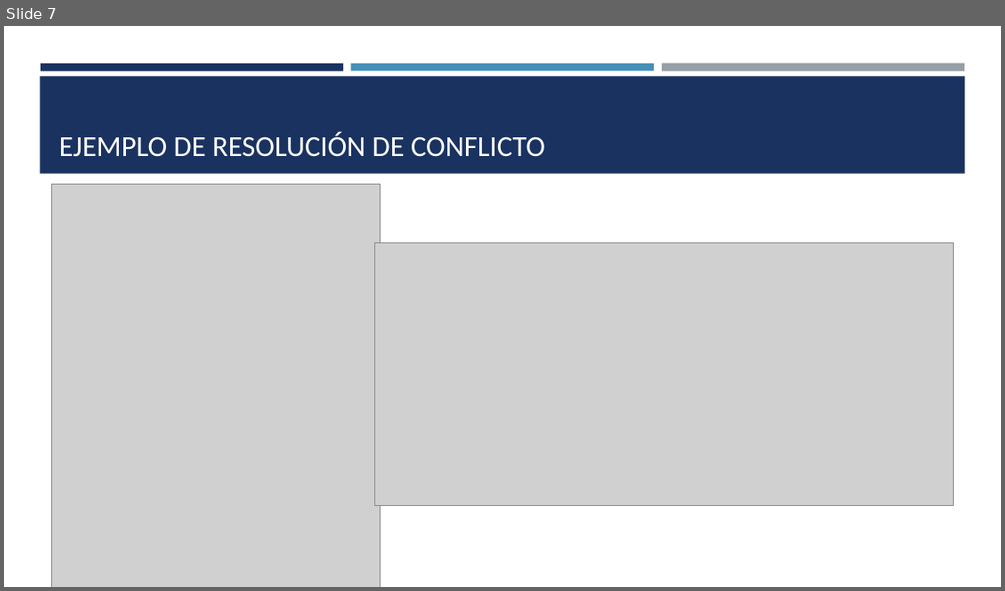
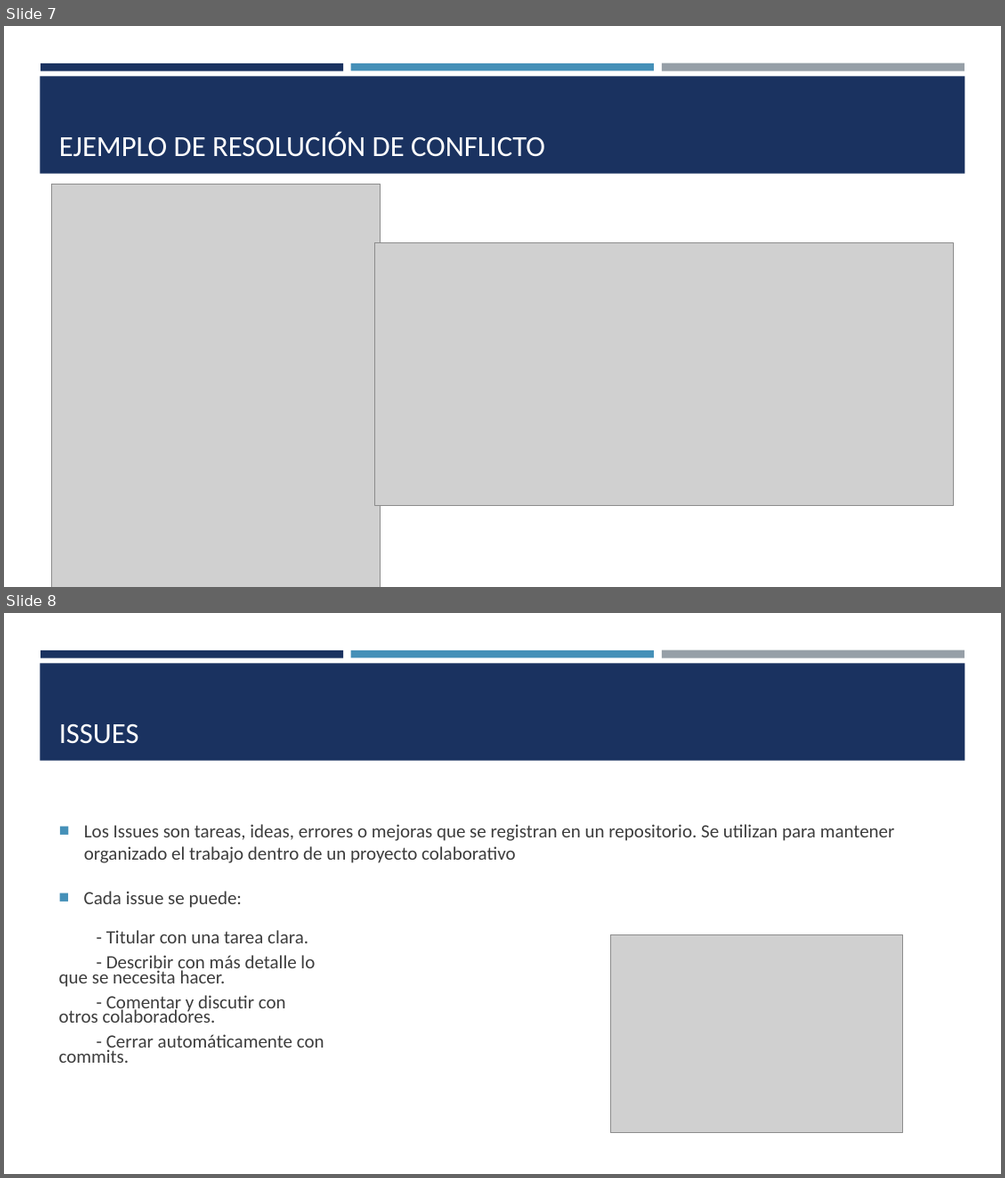
Before and after one commit to juancebellan/-e4-tutorial-github-colaborativo, a slide deck: GitHUb_presentación.pptx. Shown one above the other, each under a label of ours: slide 7 before the commit, slides 7 and 8 after it. The pictures are 1005x591 and 1005x1178 pixels, drawn with LibreOffice and Linux fonts; fonts in the diff are those of the drawing; grey boxes stand for pictures. Boxes give left, top, right and bottom in pixels: in the first picture for what was removed or moved away, otherwise in the second. Text is boxed around its words. In the diff, an @@ line names an element or a change of style, - is before the commit and + after.

Commit message:
doc: Powe point añadir issues,projects,milestones, convención de commits y github actions

```diff
--- a/GitHUb_presentación.pptx
+++ b/GitHUb_presentación.pptx
@@ slide 8 added at (4, 613, 1001, 1174), background #FFFFFF; not listed: 4 template elements that a slide beside it also shows @@
@@ title added at (59, 723, 139, 744), 28 pt, text #FFFFFF @@
+ISSUES
@@ text added at (84, 824, 895, 863), 18 pt, text #3D3D3D @@
+■ Los Issues son tareas, ideas, errores o mejoras que se registran en un repositorio. Se utilizan para mantener organizado el trabajo dentro de un proyecto colaborativo
@@ text added at (59, 891, 324, 1062), 18 pt, text #3D3D3D @@
+■ Cada issue se puede:
+- Titular con una tarea clara.
+- Describir con más detalle lo que se necesita hacer.
+- Comentar y discutir con otros colaboradores.
+- Cerrar automáticamente con commits.
@@ picture added at (610, 935, 903, 1133) @@
```
Also in this commit, not shown: 7 other slides added.
